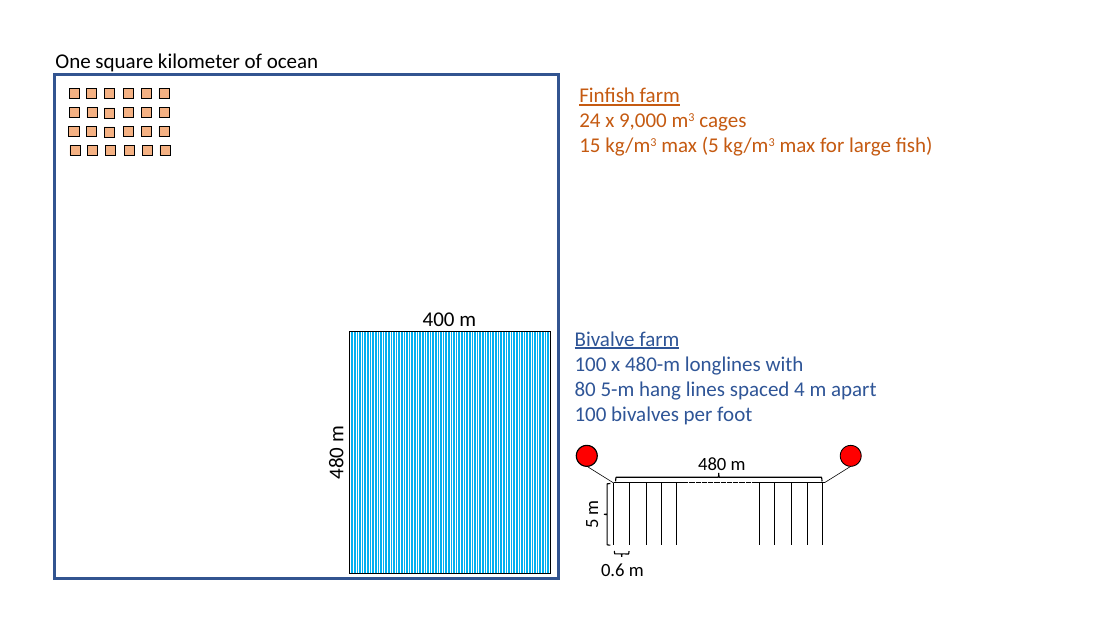
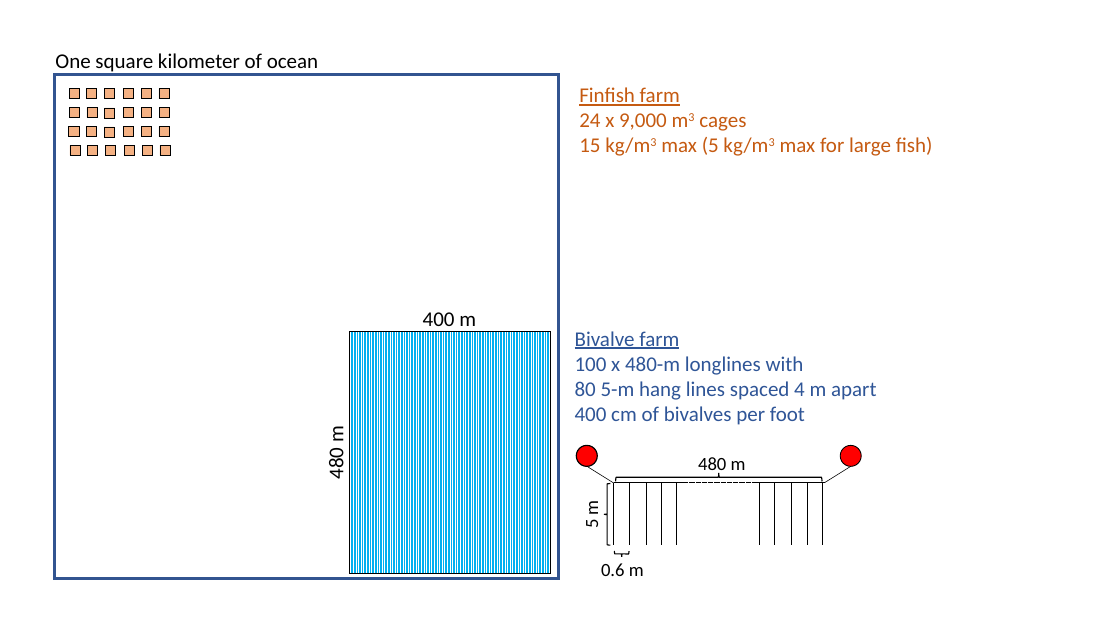
Before and after one commit to cfree14/aquacast, a slide deck: slide 1 of figures/figure_farm_design_schematic.pptx. Drawn at 1120x630 pixels with LibreOffice and Linux fonts; fonts in the diff are those of the drawing. Boxes give left, top, right and bottom in pixels: in the first picture for what was removed or moved away, otherwise in the second. Text is boxed around its words. In the diff, an @@ line names an element or a change of style, - is before the commit and + after.

```diff
--- a/figures/figure_farm_design_schematic.pptx
+++ b/figures/figure_farm_design_schematic.pptx
@@ text at <box>575,406,805,425</box>: text changed @@
-100 bivalves per foot
+400 cm of bivalves per foot
```
Also in this commit, not shown: 28 other files.
